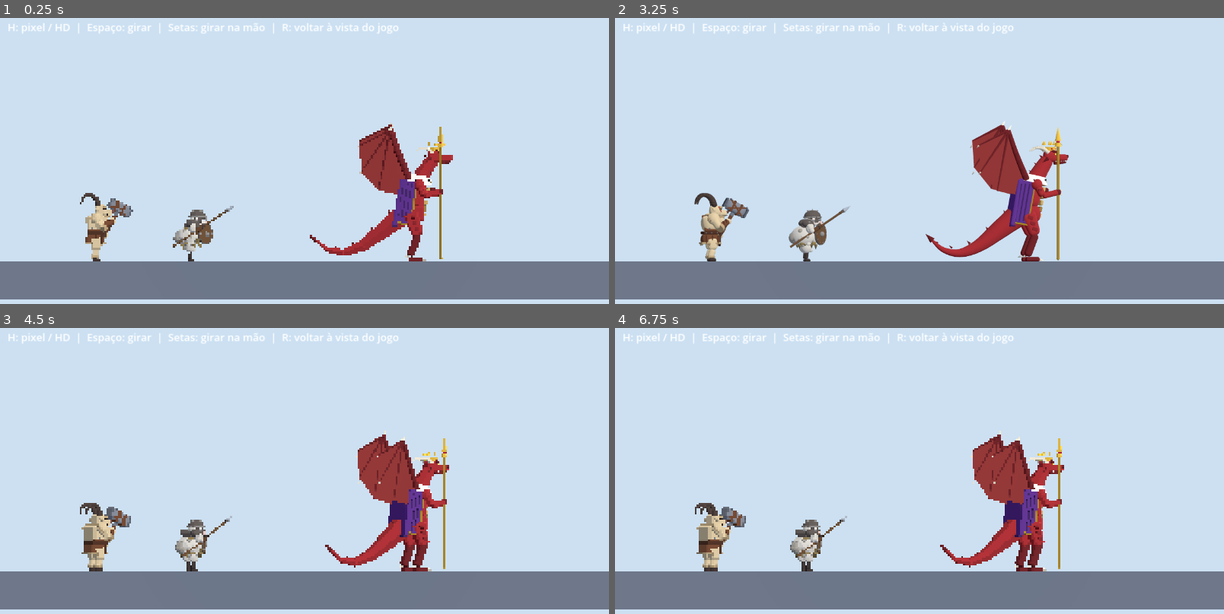
Above: before the commit, frames 1-4 (two rows, left to right).
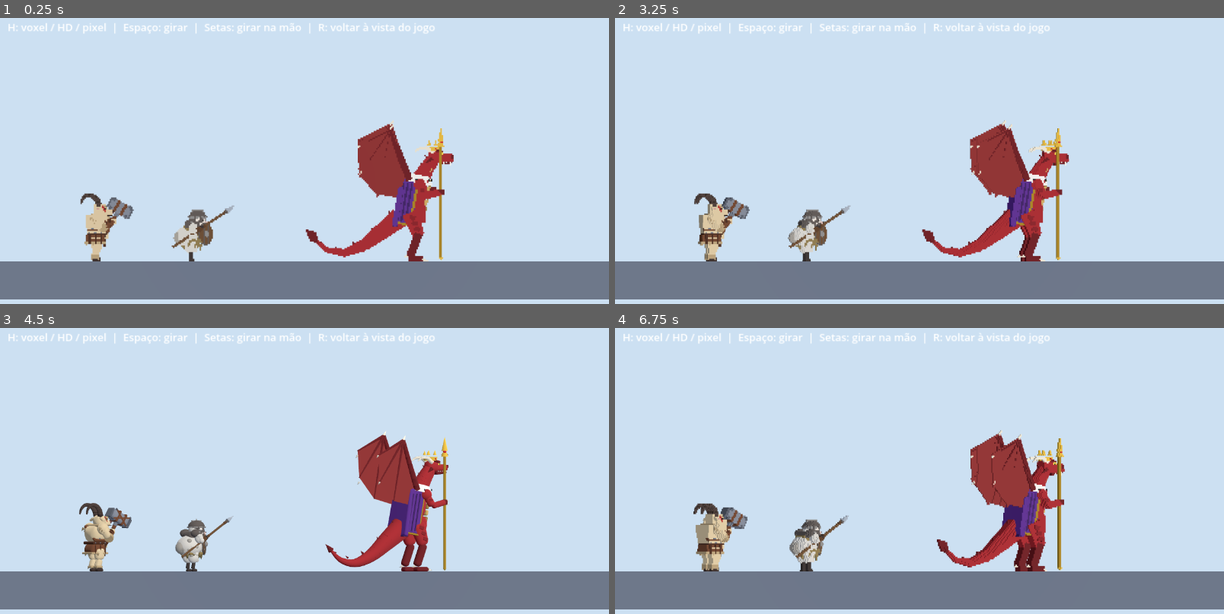
Above: after the commit, the same moments.

Repository: diorgejorge/Horns-up
Game: Godot game, scene res://scenes/galeria_personagens.tscn
Same seed, same stepped clock (60 frames per second), same inputs: the game is played once before the commit and once after it. This scene is started directly instead of the project's main scene.
Inputs:
- Up to frame 1 (0.25 s): no input
- Up to frame 2 (3.25 s): tap Enter at 0.5, 2.75 s; hold D (move_right) 0.53-1.28 s; tap H at 0.6, 1.55, 2.85 s; tap Space (jump) at 0.77, 1.25, 1.52, 3.02 s; tap R at 0.8, 1.35, 2.3 s; hold A (move_left) 1.28-2.03 s; hold D (move_right) from 2.03 s (still down); tap J (attack) at 2.1 s
- Up to frame 3 (4.5 s): release D (move_right) at 3.53 s; hold A (move_left) from 3.53 s (still down); tap R at 3.6 s; tap Space (jump) at 3.77 s; tap H at 4.35 s
- Up to frame 4 (6.75 s): tap Space (jump) at 4.52, 5, 6.02 s; tap R at 5.1 s; tap Enter at 5.75 s; release A (move_left) at 5.78 s; hold D (move_right) from 5.78 s (still down); tap J (attack) at 5.85 s; tap H at 6.05, 6.6 s

The runs differ from the first frame. In frame 1, 2.7% of the frame differs, in the area x 3-75%, y 1-86%; in frame 2, 3.0%; in frame 3, 2.2%; in frame 4, 3.4%, in the area x 3-74%, y 1-86%.

Commit message:
feat: personagens em voxel
O gerador ganha o modo voxel: as formas de cada personagem são
preenchidas numa grade de cubos de 3,5 cm, com só as faces à mostra e
um osso por voxel. O bode e a ovelha passam a usar bode_voxel e
ovelha_voxel no jogo; o render HD continua. A galeria alterna entre
voxel, HD e pixel com a tecla H.

Co-Authored-By: Claude Opus 5.5 <noreply@anthropic.com>
Claude-Session: https://claude.ai/code/session_014GhU5DYaoUtd11fBVQSQ7M

Diff:
--- a/scenes/galeria_personagens.tscn
+++ b/scenes/galeria_personagens.tscn
@@ -7,6 +7,9 @@
 [ext_resource type="PackedScene" path="res://assets/modelos/personagens/bode_hd.glb" id="5"]
 [ext_resource type="PackedScene" path="res://assets/modelos/personagens/ovelha_hd.glb" id="6"]
 [ext_resource type="PackedScene" path="res://assets/modelos/personagens/rei_dragao_hd.glb" id="7"]
+[ext_resource type="PackedScene" path="res://assets/modelos/personagens/bode_voxel.glb" id="8"]
+[ext_resource type="PackedScene" path="res://assets/modelos/personagens/ovelha_voxel.glb" id="9"]
+[ext_resource type="PackedScene" path="res://assets/modelos/personagens/rei_dragao_voxel.glb" id="10"]
 
 [sub_resource type="Environment" id="env"]
 background_mode = 1
@@ -88,6 +91,18 @@
 [node name="ReiDragaoHD" parent="ViewportContainer/GameViewport/ModelosHD" instance=ExtResource("7")]
 transform = Transform3D(1, 0, 0, 0, 1, 0, 0, 0, 1, 2.8, 0, 0)
 
+[node name="ModelosVoxel" type="Node3D" parent="ViewportContainer/GameViewport"]
+visible = false
+
+[node name="BodeVoxel" parent="ViewportContainer/GameViewport/ModelosVoxel" instance=ExtResource("8")]
+transform = Transform3D(1, 0, 0, 0, 1, 0, 0, 0, 1, -5.5, 0, 0)
+
+[node name="OvelhaVoxel" parent="ViewportContainer/GameViewport/ModelosVoxel" instance=ExtResource("9")]
+transform = Transform3D(1, 0, 0, 0, 1, 0, 0, 0, 1, -3, 0, 0)
+
+[node name="ReiDragaoVoxel" parent="ViewportContainer/GameViewport/ModelosVoxel" instance=ExtResource("10")]
+transform = Transform3D(1, 0, 0, 0, 1, 0, 0, 0, 1, 2.8, 0, 0)
+
 [node name="Ajuda" type="Label" parent="."]
 layout_mode = 0
 offset_left = 16.0
@@ -95,4 +110,4 @@
 offset_right = 900.0
 offset_bottom = 48.0
 theme_override_font_sizes/font_size = 22
-text = "H: pixel / HD  |  Espaço: girar  |  Setas: girar na mão  |  R: voltar à vista do jogo"
+text = "H: voxel / HD / pixel  |  Espaço: girar  |  Setas: girar na mão  |  R: voltar à vista do jogo"
--- a/scenes/player.tscn
+++ b/scenes/player.tscn
@@ -1,7 +1,7 @@
 [gd_scene load_steps=8 format=3]
 
 [ext_resource type="Script" path="res://scripts/player.gd" id="1"]
-[ext_resource type="PackedScene" path="res://assets/modelos/personagens/bode_hd.glb" id="2"]
+[ext_resource type="PackedScene" path="res://assets/modelos/personagens/bode_voxel.glb" id="2"]
 
 [sub_resource type="CapsuleShape3D" id="shape"]
 radius = 0.4
@@ -28,7 +28,7 @@
 
 [node name="Visual" type="Node3D" parent="."]
 
-[node name="BodeHD" parent="Visual" instance=ExtResource("2")]
+[node name="BodeVoxel" parent="Visual" instance=ExtResource("2")]
 
 [node name="HammerHitbox" type="Area3D" parent="."]
 collision_layer = 0
--- a/scenes/sheep.tscn
+++ b/scenes/sheep.tscn
@@ -1,7 +1,7 @@
 [gd_scene load_steps=5 format=3]
 
 [ext_resource type="Script" path="res://scripts/sheep.gd" id="1"]
-[ext_resource type="PackedScene" path="res://assets/modelos/personagens/ovelha_hd.glb" id="2"]
+[ext_resource type="PackedScene" path="res://assets/modelos/personagens/ovelha_voxel.glb" id="2"]
 
 [sub_resource type="CapsuleShape3D" id="shape"]
 radius = 0.4
@@ -21,7 +21,7 @@
 
 [node name="Visual" type="Node3D" parent="."]
 
-[node name="OvelhaHD" parent="Visual" instance=ExtResource("2")]
+[node name="OvelhaVoxel" parent="Visual" instance=ExtResource("2")]
 
 [node name="ContactArea" type="Area3D" parent="."]
 collision_layer = 0
--- a/scripts/galeria_personagens.gd
+++ b/scripts/galeria_personagens.gd
@@ -1,20 +1,27 @@
 extends Control
-## Galeria dos modelos dos personagens.
-## Começa no render do jogo (320x180 sem suavizar, câmera ortográfica de lado)
-## com os modelos low-poly. H troca para a vista HD: modelos _hd em
-## resolução cheia, com antisserrilhado.
-## Espaço: liga e desliga o giro. Setas: giram na mão. R: volta à vista do jogo.
+## Galeria dos modelos dos personagens, com câmera ortográfica de lado.
+## H troca o estilo: voxel (o do jogo), HD liso, ou pixel low-poly 320x180.
+## Espaço: liga e desliga o giro. Setas: giram na mão. R: volta à vista de lado.
+
+enum Estilo { VOXEL, HD, PIXEL }
 
 const VELOCIDADE_GIRO := 0.8
 const ENCOLHER_PIXEL := 4
 
 var girando := false
-var hd := false
+var estilo := Estilo.VOXEL
 
 @onready var container: SubViewportContainer = $ViewportContainer
 @onready var viewport: SubViewport = $ViewportContainer/GameViewport
-@onready var modelos: Node3D = $ViewportContainer/GameViewport/Modelos
-@onready var modelos_hd: Node3D = $ViewportContainer/GameViewport/ModelosHD
+@onready var grupos := {
+	Estilo.VOXEL: $ViewportContainer/GameViewport/ModelosVoxel,
+	Estilo.HD: $ViewportContainer/GameViewport/ModelosHD,
+	Estilo.PIXEL: $ViewportContainer/GameViewport/Modelos,
+}
+
+
+func _ready() -> void:
+	usar_estilo(estilo)
 
 
 func _process(delta: float) -> void:
@@ -25,7 +32,7 @@
 		giro -= 2.0 * delta
 	if Input.is_key_pressed(KEY_RIGHT):
 		giro += 2.0 * delta
-	for grupo in [modelos, modelos_hd]:
+	for grupo in grupos.values():
 		for modelo in grupo.get_children():
 			(modelo as Node3D).rotate_y(giro)
 
@@ -36,19 +43,20 @@
 			KEY_SPACE:
 				girando = not girando
 			KEY_H:
-				usar_hd(not hd)
+				usar_estilo((estilo + 1) % Estilo.size())
 			KEY_R:
-				for grupo in [modelos, modelos_hd]:
+				for grupo in grupos.values():
 					for modelo in grupo.get_children():
 						(modelo as Node3D).rotation = Vector3.ZERO
 				girando = false
 
 
-func usar_hd(ligar: bool) -> void:
-	hd = ligar
-	modelos.visible = not hd
-	modelos_hd.visible = hd
-	container.stretch_shrink = 1 if hd else ENCOLHER_PIXEL
-	container.texture_filter = (CanvasItem.TEXTURE_FILTER_LINEAR if hd
-		else CanvasItem.TEXTURE_FILTER_NEAREST)
-	viewport.msaa_3d = Viewport.MSAA_4X if hd else Viewport.MSAA_DISABLED
+func usar_estilo(novo: int) -> void:
+	estilo = novo
+	for chave in grupos:
+		grupos[chave].visible = chave == estilo
+	var pixel := estilo == Estilo.PIXEL
+	container.stretch_shrink = ENCOLHER_PIXEL if pixel else 1
+	container.texture_filter = (CanvasItem.TEXTURE_FILTER_NEAREST if pixel
+		else CanvasItem.TEXTURE_FILTER_LINEAR)
+	viewport.msaa_3d = Viewport.MSAA_DISABLED if pixel else Viewport.MSAA_4X
--- a/tests/test_view.gd
+++ b/tests/test_view.gd
@@ -42,10 +42,10 @@
 	await tree.process_frame
 
 
-func test_characters_use_hd_models() -> void:
+func test_characters_use_voxel_models() -> void:
 	var player: Node = load("res://scenes/player.tscn").instantiate()
 	var sheep: Node = load("res://scenes/sheep.tscn").instantiate()
-	check(player.get_node_or_null("Visual/BodeHD") != null, "bode usa o modelo HD")
-	check(sheep.get_node_or_null("Visual/OvelhaHD") != null, "ovelha usa o modelo HD")
+	check(player.get_node_or_null("Visual/BodeVoxel") != null, "bode usa o modelo voxel")
+	check(sheep.get_node_or_null("Visual/OvelhaVoxel") != null, "ovelha usa o modelo voxel")
 	player.free()
 	sheep.free()
Binary file added: arte/previas/bode_voxel_angulos.png
Binary file added: arte/previas/galeria_voxel.png
Binary file added: arte/previas/jogo_voxel.png
Binary file added: arte/previas/ovelha_voxel_angulos.png
Binary file added: arte/previas/rei_dragao_voxel_angulos.png
Binary file added: assets/modelos/personagens/bode_voxel.glb
Not shown, added: assets/modelos/personagens/bode_voxel.glb.import
Binary file added: assets/modelos/personagens/ovelha_voxel.glb
Not shown, added: assets/modelos/personagens/ovelha_voxel.glb.import
Binary file added: assets/modelos/personagens/rei_dragao_voxel.glb
Not shown, added: assets/modelos/personagens/rei_dragao_voxel.glb.import
Not shown: 1 places in scenes/galeria_personagens.tscn that only renumber resources
(and 5 more such lines)
